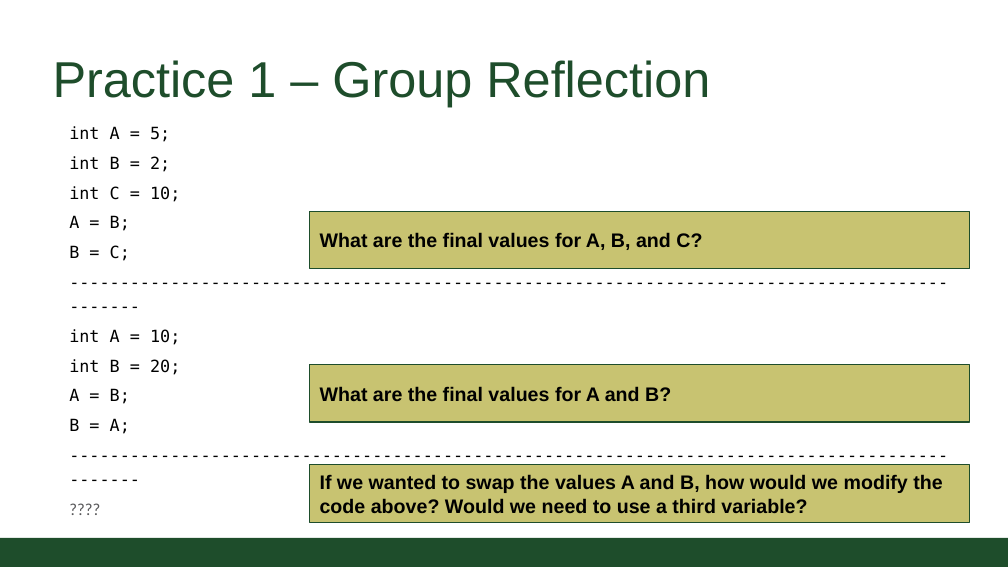
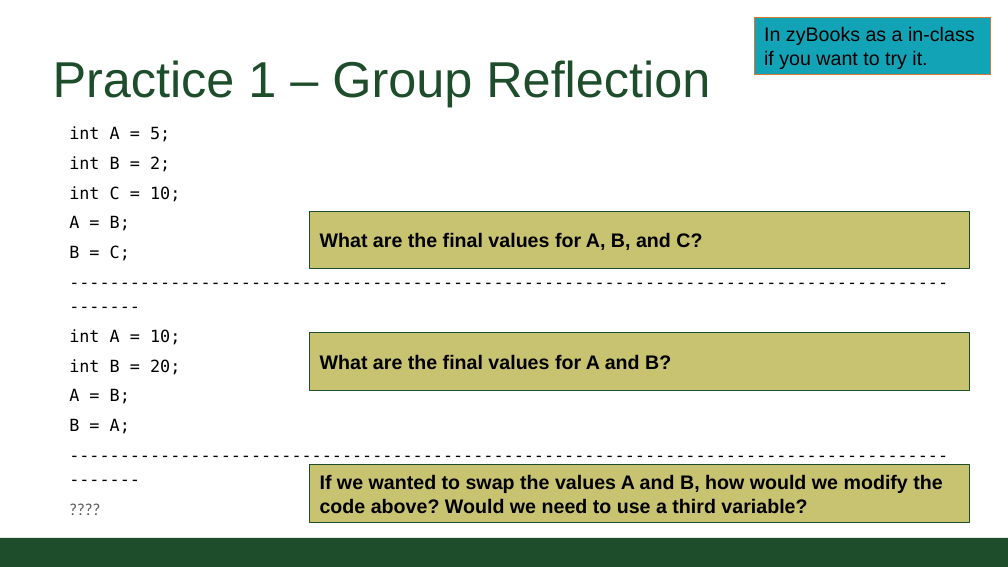
Before and after one commit to CSU-CompSci-CS163-4/Handouts, a slide deck: slide 8 of slides/On-Campus/02_01_Variables.pptx (slide 7 before the commit). Drawn at 1008x567 pixels with LibreOffice and Linux fonts; fonts in the diff are those of the drawing; background and template pictures are left out. Boxes give left, top, right and bottom in pixels: in the first picture for what was removed or moved away, otherwise in the second. Text is boxed around its words. In the diff, an @@ line names an element or a change of style, - is before the commit and + after.

```diff
--- a/slides/On-Campus/02_01_Variables.pptx
+++ b/slides/On-Campus/02_01_Variables.pptx
@@ rectangle added at (754, 17, 990, 75), fill #12A3B6, outline #D9782C 0.75 pt, 14 pt, text #000000 @@
+In zyBooks as a in-class if you want to try it.
@@ rectangle "What are the final values ...": place and size @@
-rectangle "What are the final values ..." at (309, 365, 970, 422)
+rectangle "What are the final values ..." at (309, 333, 970, 390)
```
Also in this commit, not shown: 5 other slides changed, 6 slides added, 3 other files.
